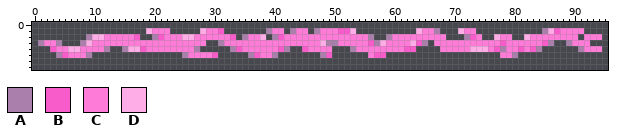
A sprite sheet gets an edit: Assets/Sprites/UI/Boss Health Bar Fill.png. The picture above is the old version.
The file is 96x8 pixels.
Palette (. is transparent): A #ab7fac  B #f85bca  C #ff7bd8  D #ffade7
Pixels before, first column x 1:
1 ..................DCCC.....DCCB.......ACC.ACC.ACCCBBD..........DCCA...DCC...........ADBCCCC...
2 ........ADDCCCCCB..ABCCCDDCCCCCCB.ACCD.ABCCCCCCCCCCCCCCA..ACCCCCCCCC...ABC..DCC..DCCCCCCCC.CCC
3 ACCA...ADCCCCCCCCCCCCCCCCCCC..ACCCCCCCCCCCCCCCCDAACCCCCBADCCCCDBA.CCCCCCCCCCCBCCCCCCBA..ACCC..
4 ..BCCDDCCCCA..ADDBCCCCCCCCA.....ABCCCCCCBA..BCCCC...ACCCCCCCCBB....CCCCCDDDCBACCBCBA......ACCC
5 ...ABCCCA...............ACCCCB.....ABCCA.......AB......CBB...................CCA..............
After:
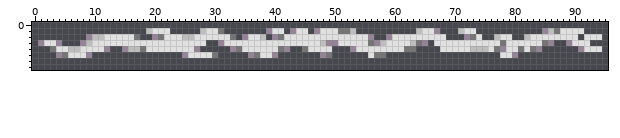
Diff:
Colour A changes from #ab7fac to #958398.
Colour B changes from #f85bca to #757575.
Colour C changes from #ff7bd8 to #e0e0e0.
Colour D changes from #ffade7 to #bdbdbd.
Changed places in both pictures, as pixel boxes (x1, y1, x2, y2):
changed: (38, 28, 602, 58)
